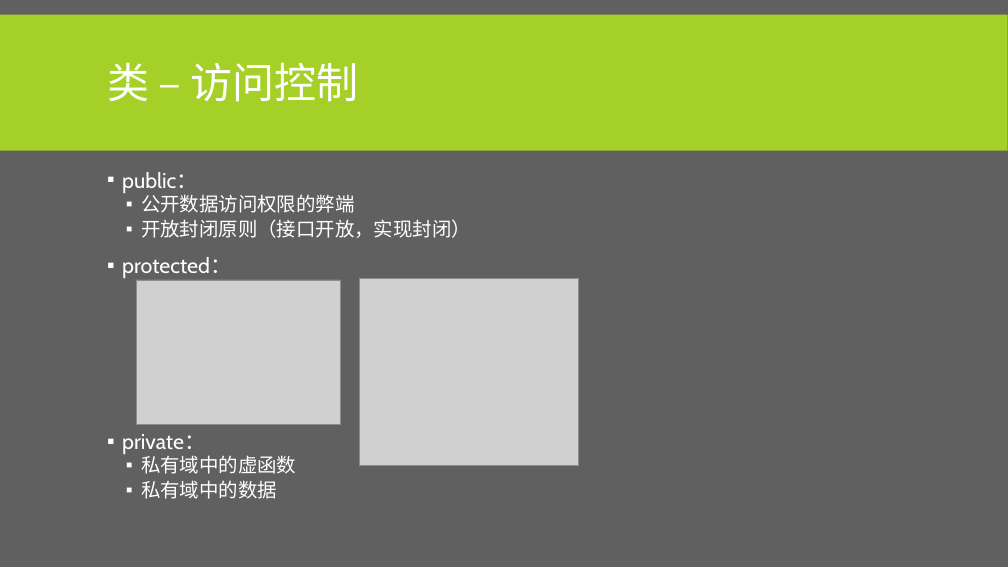
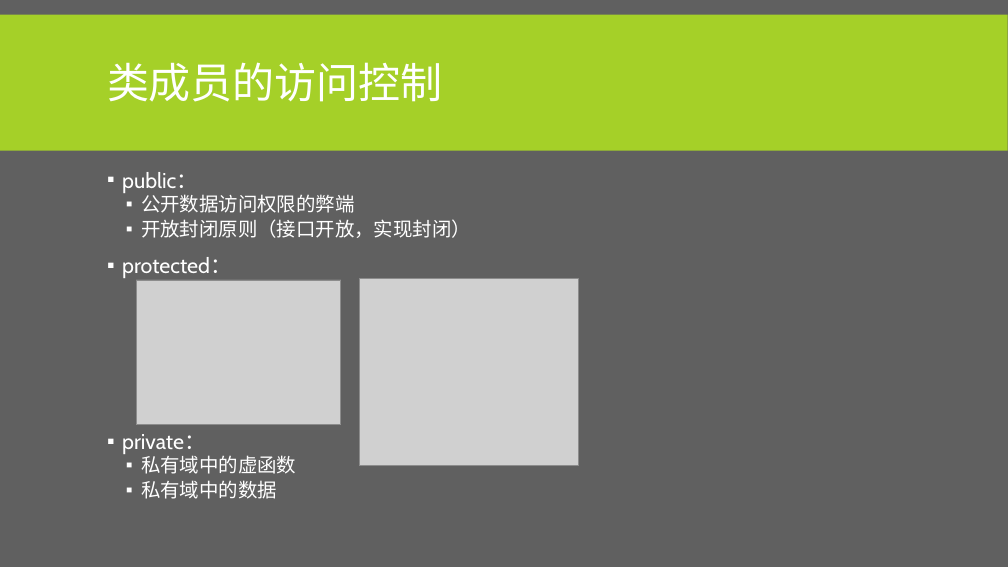
Before and after one commit to albertclass/Lessons, a slide deck: slide 44 of advance c++/courseware.pptx (slide 38 before the commit). Drawn at 1008x567 pixels with LibreOffice and Linux fonts; fonts in the diff are those of the drawing; grey boxes stand for pictures. Boxes give left, top, right and bottom in pixels: in the first picture for what was removed or moved away, otherwise in the second. Text is boxed around its words. In the diff, an @@ line names an element or a change of style, - is before the commit and + after.

```diff
--- a/advance c++/courseware.pptx
+++ b/advance c++/courseware.pptx
@@ title at bbox=[107, 62, 443, 102]: text changed @@
-类 – 访问控制
+类成员的访问控制
```
Also in this commit, not shown: 12 other slides changed, 14 slides added, 2 slides removed, 2 other files.
